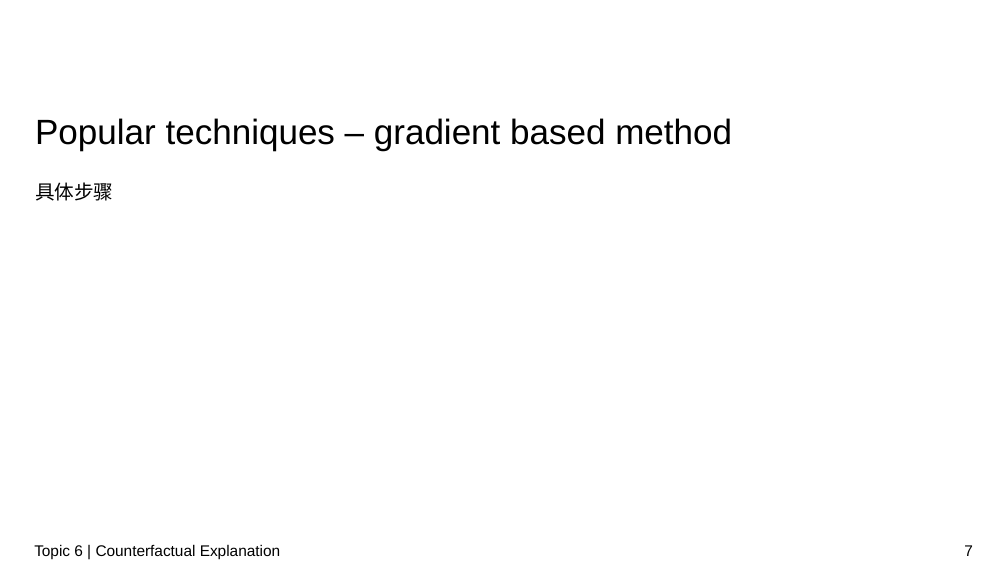
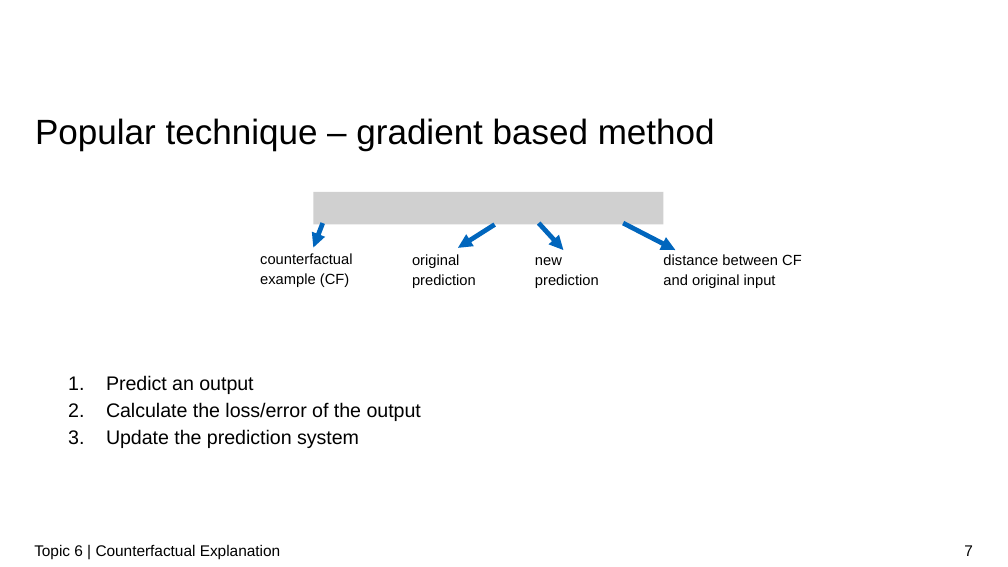
Before and after one commit to zhaochenyuangit/xAISeminar, a slide deck: slide 7 of presentation/XAI_counterfactual.pptx. Drawn at 1008x567 pixels with LibreOffice and Linux fonts; fonts in the diff are those of the drawing; grey boxes stand for pictures; background and template pictures are left out. Boxes give left, top, right and bottom in pixels: in the first picture for what was removed or moved away, otherwise in the second. Text is boxed around its words. In the diff, an @@ line names an element or a change of style, - is before the commit and + after.

```diff
--- a/presentation/XAI_counterfactual.pptx
+++ b/presentation/XAI_counterfactual.pptx
@@ title at [35,118,715,151]: text changed @@
-Popular techniques – gradient based method
+Popular technique – gradient based method
@@ text removed at [35,182,113,201] @@
-具体步骤
@@ picture added at [314,192,664,225] @@
@@ arrow added from (323, 223) to (314, 247), #0166BD 4.5 pt @@
@@ arrow added from (495, 225) to (458, 248), #0166BD 4.5 pt @@
@@ arrow added from (539, 223) to (563, 250), #0166BD 4.5 pt @@
@@ arrow added from (623, 223) to (675, 250), #0166BD 4.5 pt @@
@@ text added at [260,253,352,287], 14 pt, text #000000 @@
+counterfactual example (CF)
@@ text added at [412,254,476,288], 14 pt, text #000000 @@
+original prediction
@@ text added at [535,257,599,288], 14 pt, text #000000 @@
+new prediction
@@ text added at [663,254,802,288], 14 pt, text #000000 @@
+distance between CF and original input
@@ text added at [106,375,421,448], 18.7 pt, text #000000 @@
+1. Predict an output
+2. Calculate the loss/error of the output
+3. Update the prediction system
```
Also in this commit, not shown: 5 other slides changed, 3 slides added, 1 slide removed, 16 other files.
